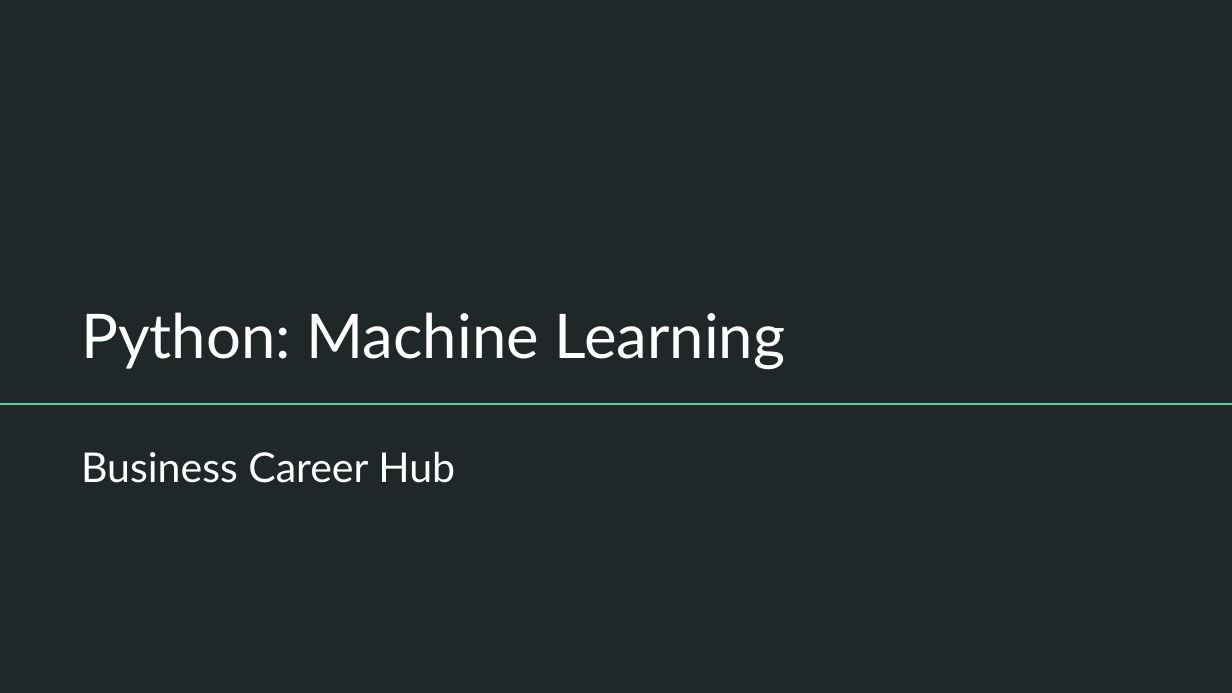
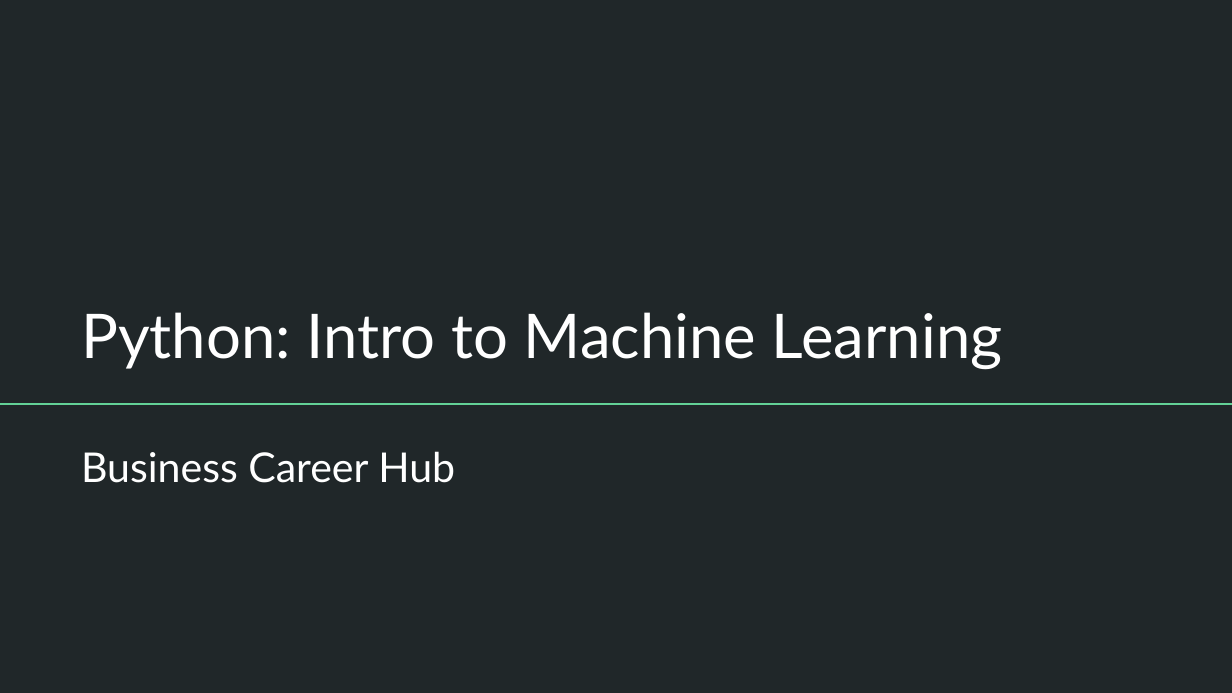
Before and after one commit to ShaktiB/BCHPython_ML, a slide deck: slide 1 of Introduction to Machine Learning.pptx. Drawn at 1232x693 pixels with LibreOffice and Linux fonts; fonts in the diff are those of the drawing. Boxes give left, top, right and bottom in pixels: in the first picture for what was removed or moved away, otherwise in the second. Text is boxed around its words. In the diff, an @@ line names an element or a change of style, - is before the commit and + after.

```diff
--- a/Introduction to Machine Learning.pptx
+++ b/Introduction to Machine Learning.pptx
@@ title at box(81, 312, 1002, 370): text changed @@
-Python: Machine Learning
+Python: Intro to Machine Learning
```
Also in this commit, not shown: 1 other slide changed, 1 other file.
